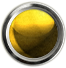
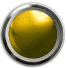
Revision of a layered 66 x 68 image; what changed, layer by layer:
painted on "Metal_Ring" over [1, 2, 65, 66]
added layer "Color copy" (20%) above "Color" over [5, 8, 59, 63]
added layer "Color" (color) above "Old_Film_Overlay" over [5, 8, 59, 63]
painted on "Old_Film_Overlay" over [0, 1, 66, 68]
removed layer "Layer 2" (was overlay) over [0, 1, 66, 67]
painted on "Metal_Orb" (1st of 2) over [0, 1, 66, 68]
showed "Metal_Orb" (2nd of 2), painted on it over [0, 1, 66, 68]
painted on "Layer 1" over [5, 7, 60, 63]
